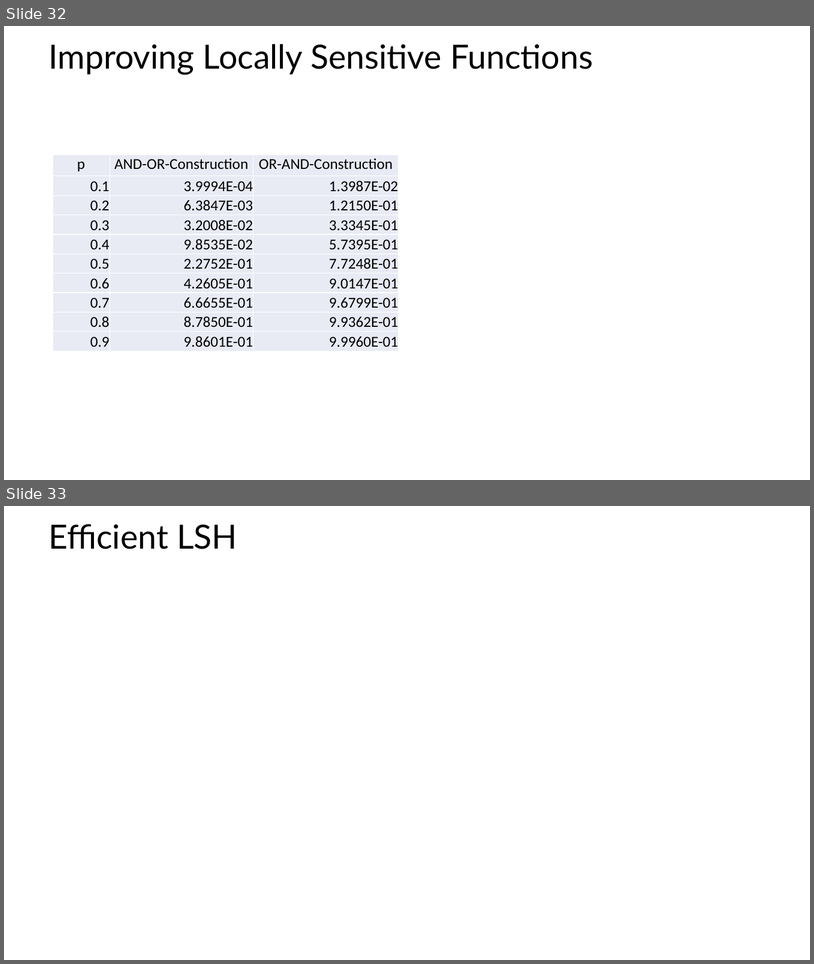
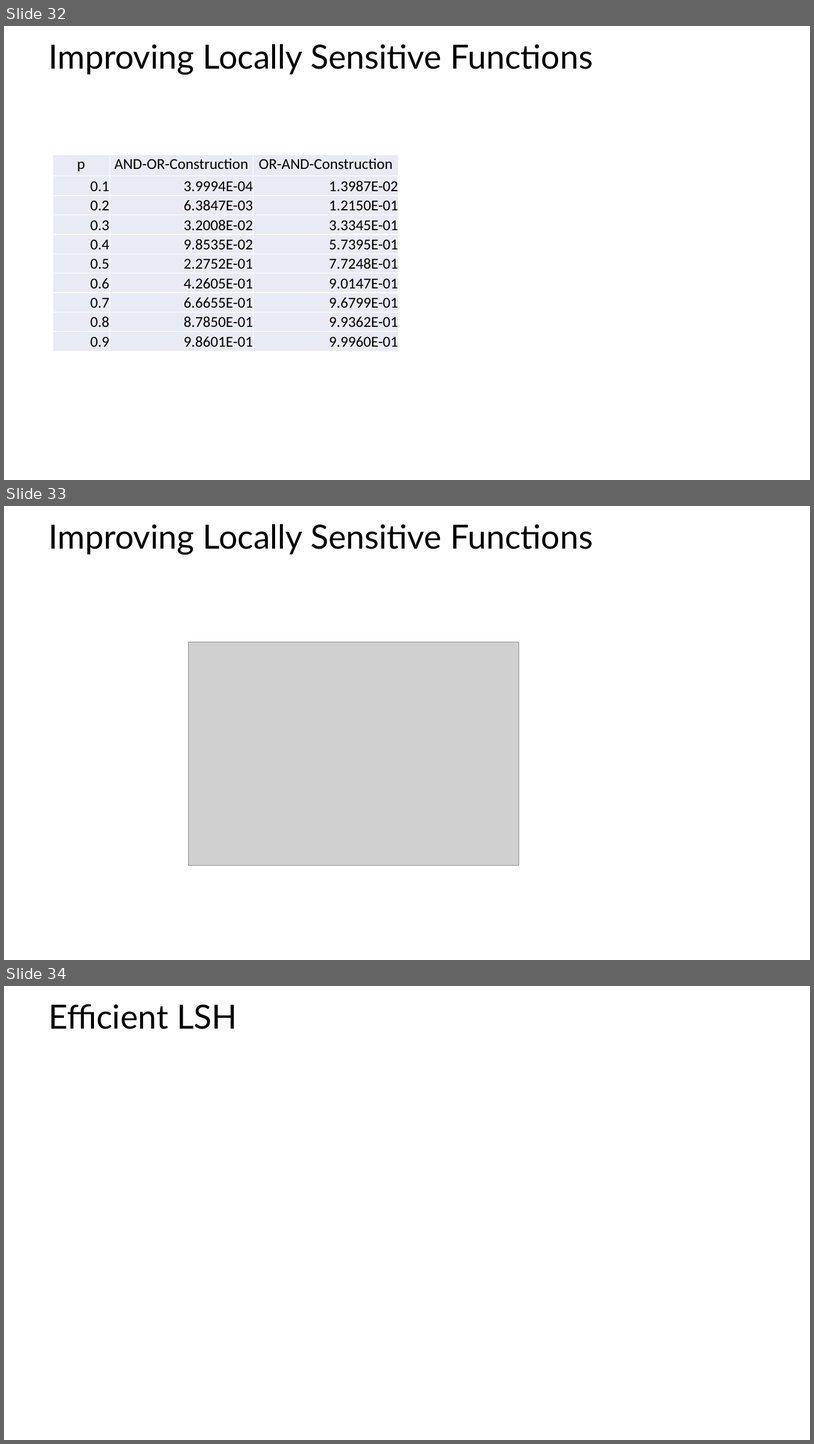
Before and after one commit to StephenElston/CSCI-E-108, a slide deck: slides/4_DistanceAndSimilarityMeasures_Part2.pptx. Shown one above the other, each under a label of ours: slides 32 and 33 before the commit, slides 32, 33 and 34 after it. The pictures are 814x964 and 814x1444 pixels, drawn with LibreOffice and Linux fonts; fonts in the diff are those of the drawing; grey boxes stand for pictures. Boxes give left, top, right and bottom in pixels: in the first picture for what was removed or moved away, otherwise in the second. Text is boxed around its words. In the diff, an @@ line names an element or a change of style, - is before the commit and + after.

```diff
--- a/slides/4_DistanceAndSimilarityMeasures_Part2.pptx
+++ b/slides/4_DistanceAndSimilarityMeasures_Part2.pptx
@@ slide 33 added at (4,506,810,960), background #FFFFFF @@
@@ title added at (48,524,593,555), 39.6 pt, text #000000 @@
+Improving Locally Sensitive Functions
@@ picture added at (189,642,519,865) @@
@@ what was slide 33 is now slide 34 @@
```
Also in this commit, not shown: 1 other slide added.
